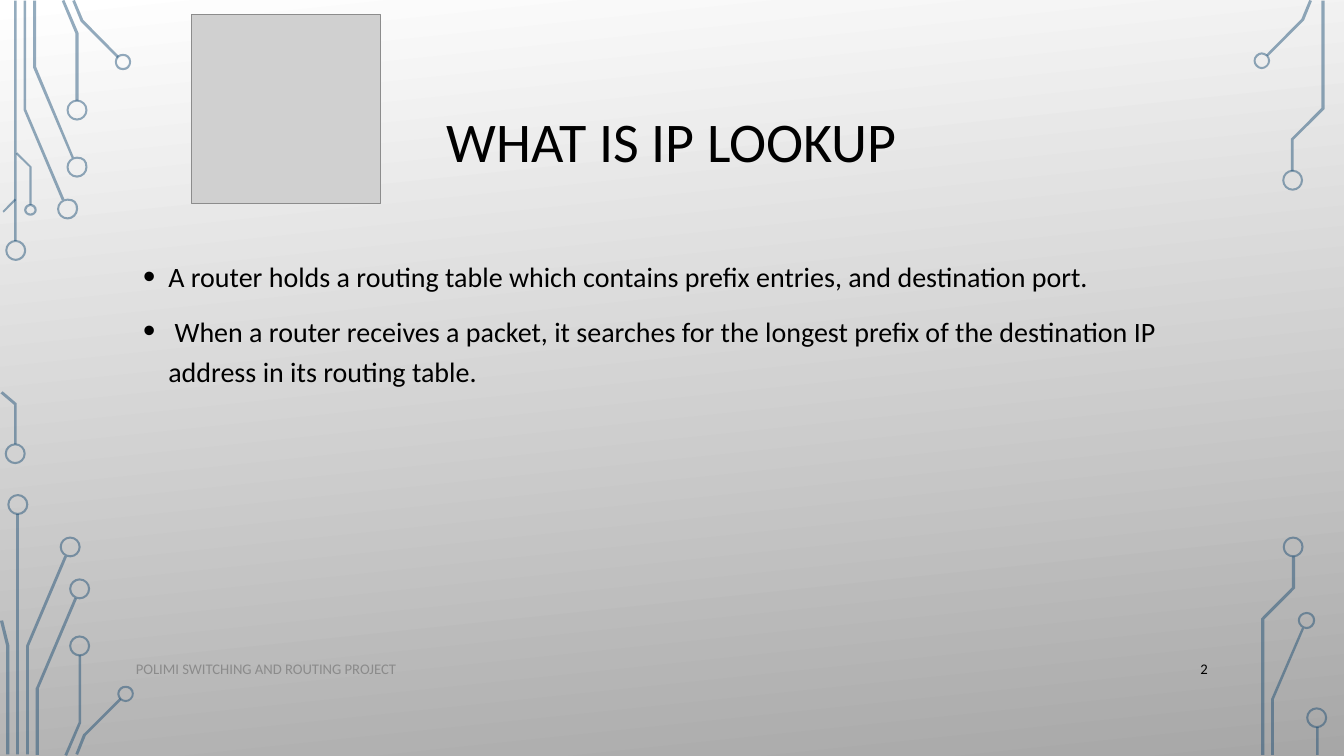
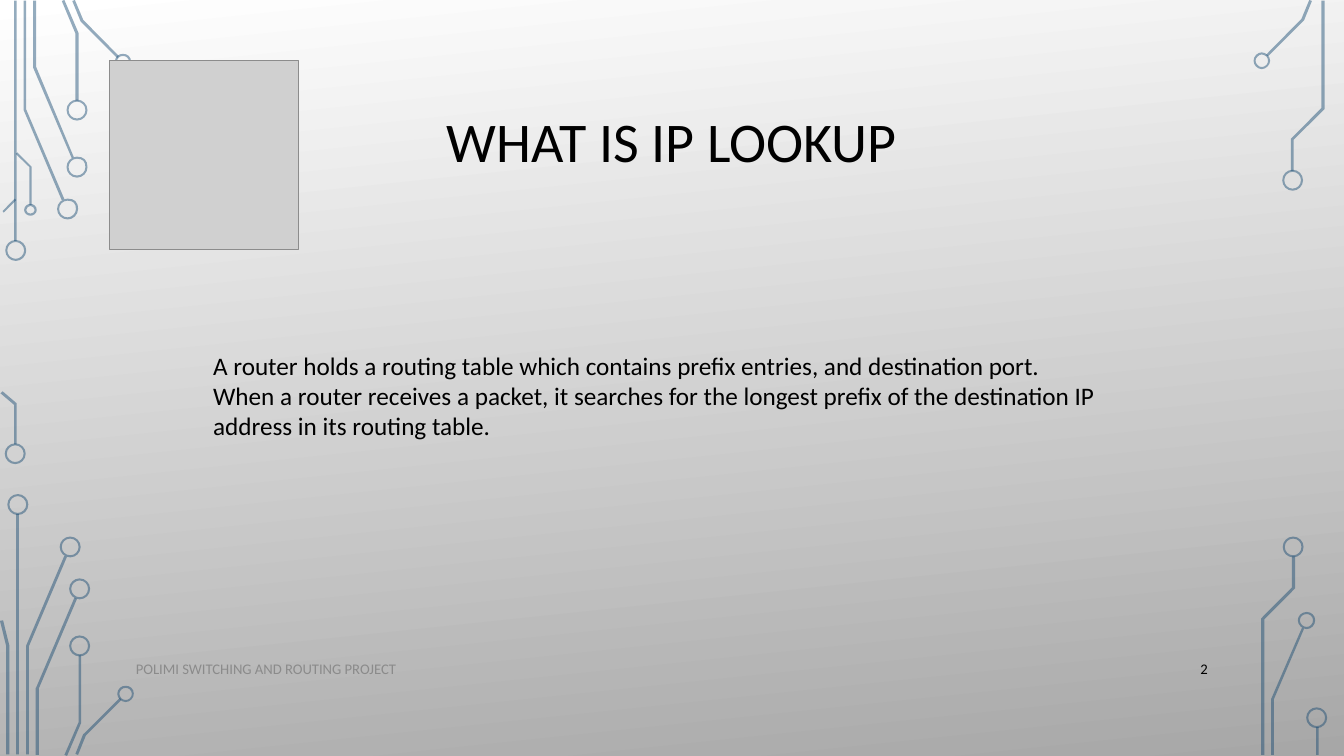
Before and after one commit to ataeiamirhosein/NetFuncVirt, a slide deck: slide 2 of present/Ip_lookup_algorithms.pptx. Drawn at 1344x756 pixels with LibreOffice and Linux fonts; fonts in the diff are those of the drawing; grey boxes stand for pictures; background and template pictures are left out. Boxes give left, top, right and bottom in pixels: in the first picture for what was removed or moved away, otherwise in the second. Text is boxed around its words. In the diff, an @@ line names an element or a change of style, - is before the commit and + after.

```diff
--- a/present/Ip_lookup_algorithms.pptx
+++ b/present/Ip_lookup_algorithms.pptx
@@ picture: place and size @@
-picture at bbox=[192, 15, 381, 205]
+picture at bbox=[110, 60, 299, 250]
@@ text "A router holds a routing ...": place and size @@
-text "A router holds a routing ..." at bbox=[168, 267, 1156, 387]
+text "A router holds a routing ..." at bbox=[213, 357, 1094, 440]
@@ text "A router holds a routing ..." at bbox=[213, 357, 1094, 440]: size 20 to 18 pt; bullet • to none; line spacing 1.2 to 1; less space between paragraphs @@
```
Also in this commit, not shown: 11 other slides changed, 3 slides added.
